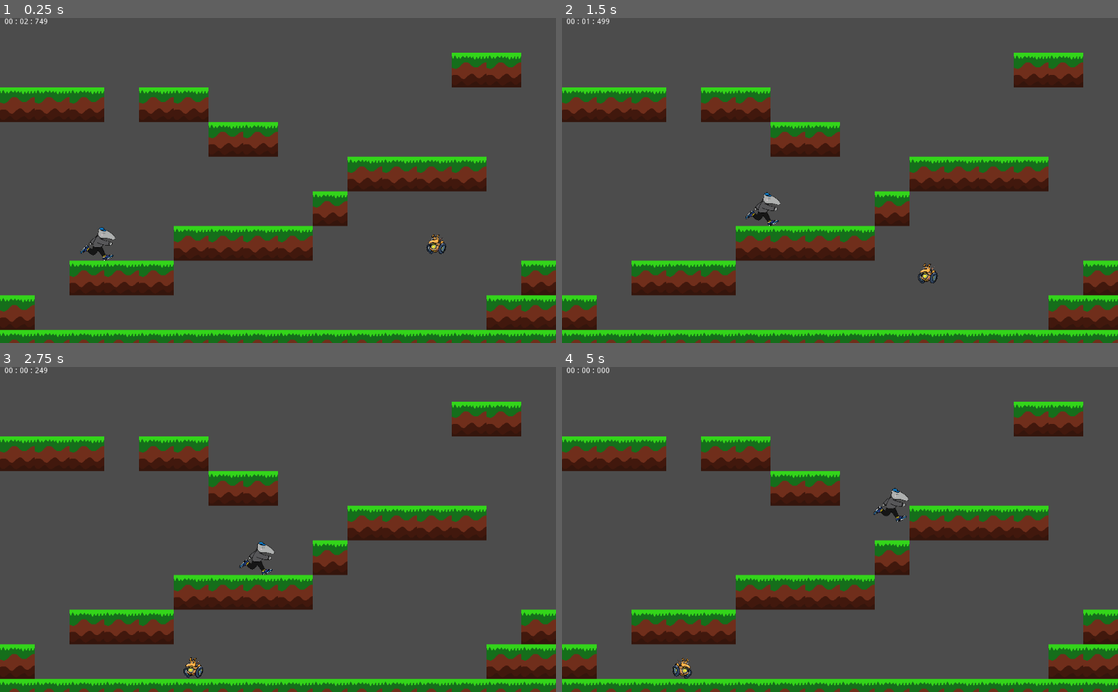
Above: before the commit, frames 1-4 (two rows, left to right).
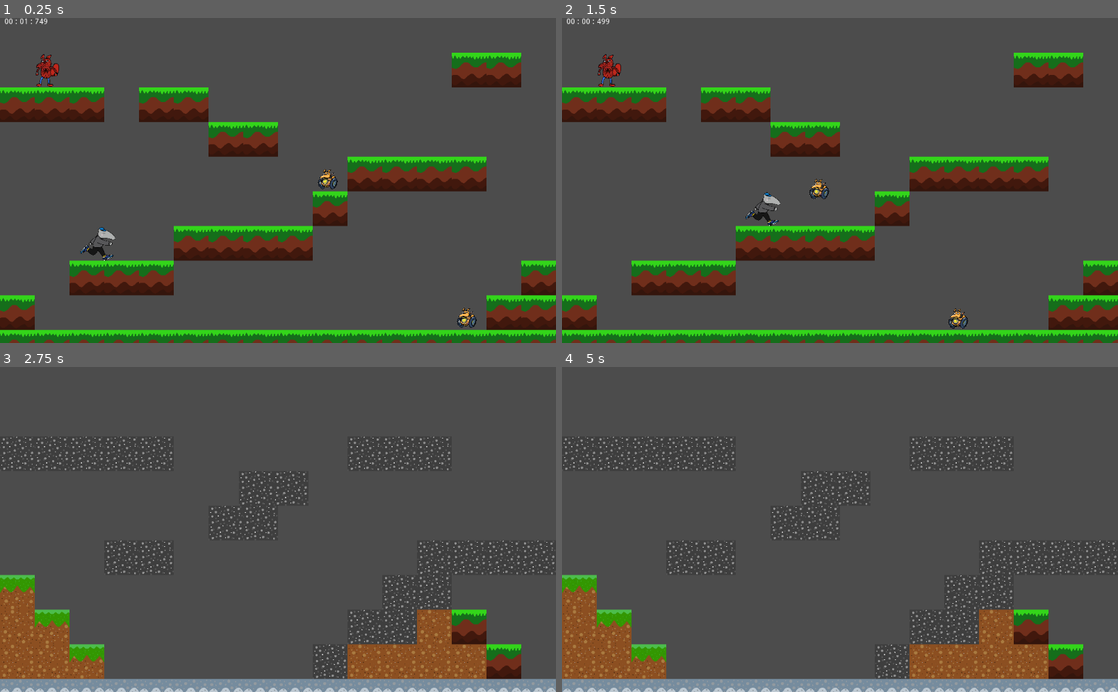
Above: after the commit, the same moments.

Repository: munizaa/Hackathon
Game: Godot game, scene res://Map1.tscn
The game is run twice, just before and just after one commit, with the same random seed, the same clock (stepped at 60 frames per second) and the same inputs.
Inputs (mouse positions are in pixels of both pictures, inside the frame that each line leads up to):
- Up to frame 1 (0.25 s): no input
- Up to frame 2 (1.5 s): hold Right (move_right) from 0.53 s (still down); tap Space (jump) at 0.77 s
- Up to frame 3 (2.75 s): tap Space (jump) at 1.52 s; release Right (move_right) at 2 s; click (200, 510) at 2.02 s
- Up to frame 4 (5 s): hold Left (move_left) 2.78-3.53 s; hold Right (move_right) from 3.53 s (still down); tap Space (jump) at 3.77, 4.52 s

The runs differ from the first frame. In frame 1, 0.6% of the frame differs, in the area x 4-86%, y 0-96%; in frame 2, 0.7%; in frame 3, 29%; in frame 4, 29%, in the area x 0-100%, y 0-100%.

Commit message:
Add files via upload
WinPage and LosePage
- Timer takes to lose screen
- Spider Petr takes to win screen
- Win/Lose Page has button to take back to main map

Diff:
--- a/TileMap/Label.gd
+++ b/TileMap/Label.gd
@@ -1,6 +1,8 @@
 extends Label
 
-var time = 3
+# currently inside Map1 - Label
+
+var time = 2  # change time
 var timer_on = true
 
 func _process(delta):
@@ -15,7 +17,7 @@
 	var time_passed = "%02d : %02d : %03d" % [mins, secs, mils]
 	text = time_passed
 
-	if time <= 0:
+	if time <= 0:  # timer runs out - lost
 		timer_on = false
 		time = 0
-		# change to lose screen
+		get_tree().change_scene("res://LosePage.tscn")
--- /dev/null
+++ b/TileMap/LosePage.gd
@@ -0,0 +1,7 @@
+extends Control
+
+
+
+func _on_TextureButton_pressed():
+	get_tree().change_scene("res://Map2.tscn")
+	# replace Map2 with Main Map page
--- /dev/null
+++ b/TileMap/LosePage.tscn
@@ -0,0 +1,28 @@
+[gd_scene load_steps=4 format=2]
+
+[ext_resource path="res://LosePage.png" type="Texture" id=1]
+[ext_resource path="res://LosePage.gd" type="Script" id=2]
+[ext_resource path="res://SpiderLose.png" type="Texture" id=3]
+
+[node name="LosePage" type="Control"]
+anchor_right = 1.0
+anchor_bottom = 1.0
+script = ExtResource( 2 )
+
+[node name="LosePage" type="Sprite" parent="."]
+position = Vector2( 488, 304 )
+scale = Vector2( 0.903659, 0.903659 )
+texture = ExtResource( 1 )
+
+[node name="TextureButton" type="TextureButton" parent="."]
+margin_left = 267.0
+margin_top = 134.0
+margin_right = 851.0
+margin_bottom = 905.0
+rect_rotation = -0.604893
+rect_scale = Vector2( 0.34708, 0.34708 )
+texture_normal = ExtResource( 3 )
+texture_pressed = ExtResource( 3 )
+texture_hover = ExtResource( 3 )
+
+[connection signal="pressed" from="TextureButton" to="." method="_on_TextureButton_pressed"]
--- a/TileMap/Map1.tscn
+++ b/TileMap/Map1.tscn
@@ -1,9 +1,10 @@
-[gd_scene load_steps=5 format=2]
+[gd_scene load_steps=6 format=2]
 
 [ext_resource path="res://GrassTile.tscn" type="PackedScene" id=1]
 [ext_resource path="res://Player.tscn" type="PackedScene" id=2]
 [ext_resource path="res://Enemy.tscn" type="PackedScene" id=3]
 [ext_resource path="res://Label.gd" type="Script" id=4]
+[ext_resource path="res://SpiderPetr.tscn" type="PackedScene" id=5]
 
 [node name="Map1" type="Node2D"]
 position = Vector2( 8, 0 )
@@ -213,7 +214,10 @@
 position = Vector2( 176, 416 )
 
 [node name="Enemy" parent="." instance=ExtResource( 3 )]
-position = Vector2( 800, 416 )
+position = Vector2( 600, 296 )
+
+[node name="Enemy2" parent="." instance=ExtResource( 3 )]
+position = Vector2( 856, 552 )
 
 [node name="Node2D" type="Node2D" parent="."]
 
@@ -225,3 +229,6 @@
 script = ExtResource( 4 )
 
 [node name="Timer" type="Timer" parent="Label"]
+
+[node name="Area2D" parent="." instance=ExtResource( 5 )]
+position = Vector2( 80, 96 )
--- a/TileMap/Player.gd
+++ b/TileMap/Player.gd
@@ -38,7 +38,3 @@
 		player.flip_h = true
 	elif vel.x > 0:
 		player.flip_h = false
-
-func hurt():
-	health -= 10
-	print(health)
--- /dev/null
+++ b/TileMap/SpiderPetr.gd
@@ -0,0 +1,4 @@
+extends Area2D
+
+func _on_SpiderPetr_body_entered(body):
+	get_tree().change_scene("res://WinPage.tscn")
--- /dev/null
+++ b/TileMap/SpiderPetr.tscn
@@ -0,0 +1,20 @@
+[gd_scene load_steps=4 format=2]
+
+[ext_resource path="res://SpiderPetr.png" type="Texture" id=1]
+[ext_resource path="res://SpiderPetr.gd" type="Script" id=2]
+
+[sub_resource type="RectangleShape2D" id=1]
+extents = Vector2( 21.5, 29.5 )
+
+[node name="SpiderPetr" type="Area2D"]
+script = ExtResource( 2 )
+
+[node name="Sprite" type="Sprite" parent="."]
+scale = Vector2( 0.0990076, 0.0953528 )
+texture = ExtResource( 1 )
+
+[node name="CollisionShape2D" type="CollisionShape2D" parent="."]
+position = Vector2( -0.5, 0.5 )
+shape = SubResource( 1 )
+
+[connection signal="body_entered" from="." to="." method="_on_SpiderPetr_body_entered"]
--- /dev/null
+++ b/TileMap/WinPage.gd
@@ -0,0 +1,5 @@
+extends Control
+
+func _on_TextureButton_pressed():
+	get_tree().change_scene("res://Map2.tscn")
+	# replace Map2 with Main Map page
--- /dev/null
+++ b/TileMap/WinPage.tscn
@@ -0,0 +1,28 @@
+[gd_scene load_steps=4 format=2]
+
+[ext_resource path="res://WinBackground.png" type="Texture" id=1]
+[ext_resource path="res://WinPage.gd" type="Script" id=2]
+[ext_resource path="res://SpiderWin.png" type="Texture" id=3]
+
+[node name="WinPage" type="Control"]
+anchor_right = 1.0
+anchor_bottom = 1.0
+script = ExtResource( 2 )
+
+[node name="WinBackground" type="Sprite" parent="."]
+position = Vector2( 512, 296 )
+scale = Vector2( 0.870732, 0.870732 )
+texture = ExtResource( 1 )
+
+[node name="TextureButton" type="TextureButton" parent="."]
+margin_left = 291.0
+margin_top = 159.0
+margin_right = 820.0
+margin_bottom = 916.0
+rect_rotation = -13.2432
+rect_scale = Vector2( 0.329446, 0.329446 )
+texture_normal = ExtResource( 3 )
+texture_pressed = ExtResource( 3 )
+texture_hover = ExtResource( 3 )
+
+[connection signal="pressed" from="TextureButton" to="." method="_on_TextureButton_pressed"]
Binary file added: TileMap/AngryZotbot.png
Not shown, added: TileMap/AngryZotbot.png.import
Binary file added: TileMap/LosePage.png
Not shown, added: TileMap/LosePage.png.import
Binary file added: TileMap/PlayerWin.png
Not shown, added: TileMap/PlayerWin.png.import
Binary file added: TileMap/SpiderLose.png
Not shown, added: TileMap/SpiderLose.png.import
Binary file added: TileMap/SpiderPetr.png
Not shown, added: TileMap/SpiderPetr.png.import
Binary file added: TileMap/SpiderWin.png
Not shown, added: TileMap/SpiderWin.png.import
(and 2 more such lines)
